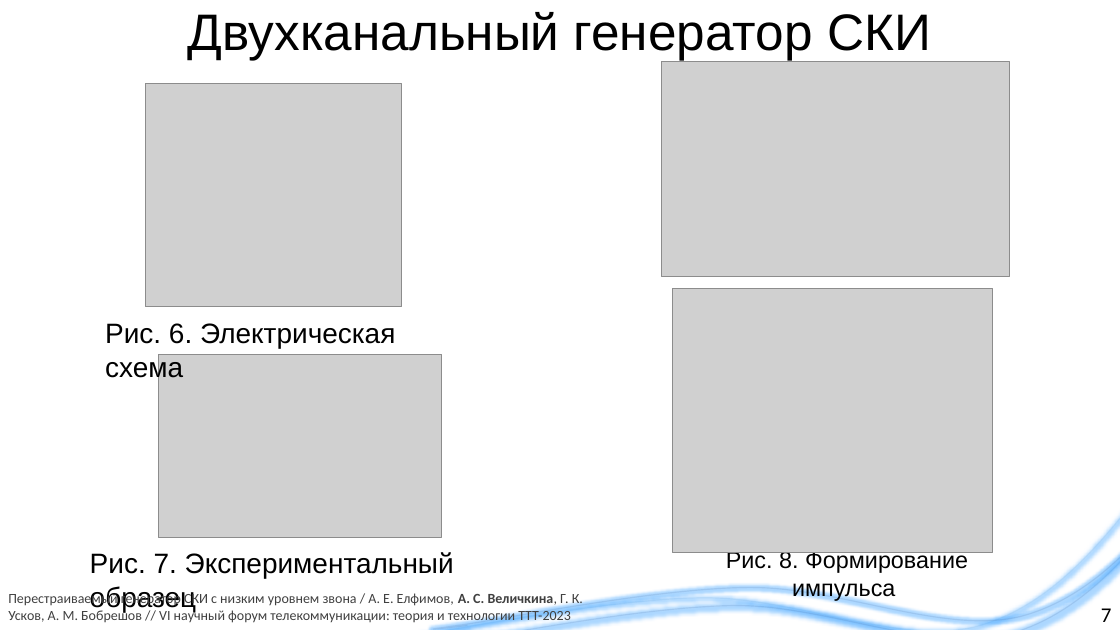
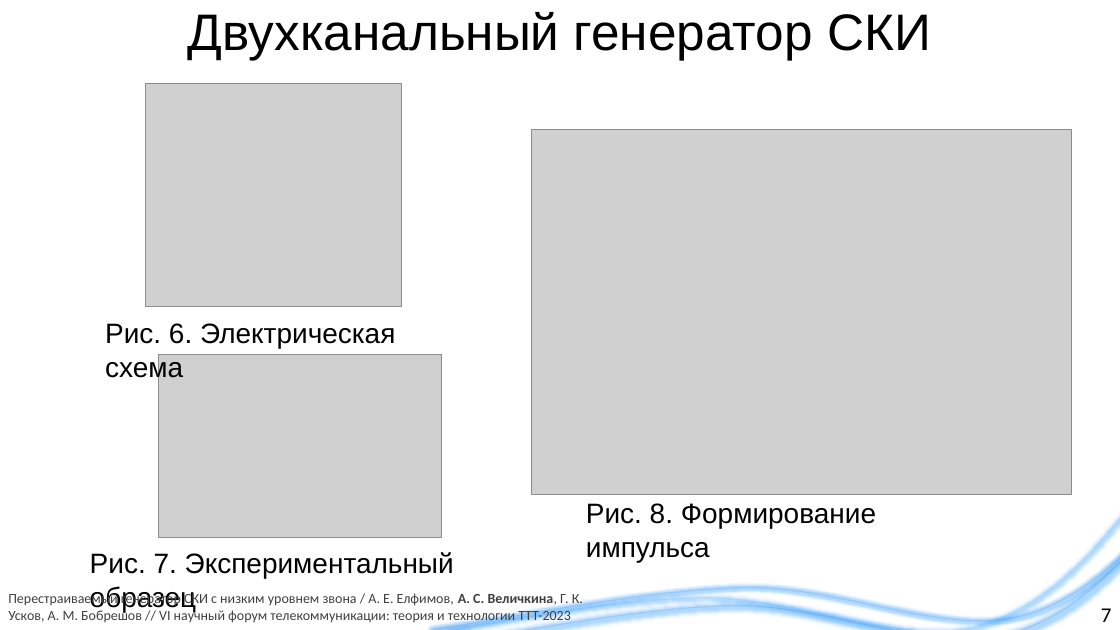
Before and after one commit to liveinscarlet/Study, a slide deck: slide 7 of Диссертация и предзащита/Презентация для предзащиты.pptx. Drawn at 1120x630 pixels with LibreOffice and Linux fonts; fonts in the diff are those of the drawing; grey boxes stand for pictures; background and template pictures are left out. Boxes give left, top, right and bottom in pixels: in the first picture for what was removed or moved away, otherwise in the second. Text is boxed around its words. In the diff, an @@ line names an element or a change of style, - is before the commit and + after.

```diff
--- a/Диссертация и предзащита/Презентация для предзащиты.pptx
+++ b/Диссертация и предзащита/Презентация для предзащиты.pptx
@@ picture: place and size @@
-picture at box(661, 61, 1009, 276)
+picture at box(532, 129, 1071, 494)
@@ picture removed at box(673, 288, 993, 552) @@
@@ text "Рис. 8. Формирование импульса": place and size @@
-text "Рис. 8. Формирование импульса" at box(726, 550, 968, 602)
+text "Рис. 8. Формирование импульса" at box(586, 503, 876, 562)
@@ text "Рис. 8. Формирование импульса" at box(586, 503, 876, 562): size 20 to 24 pt; alignment centre to left @@
```
Also in this commit, not shown: 6 other slides changed, 2 slides added, 1 slide removed, 3 other files.
